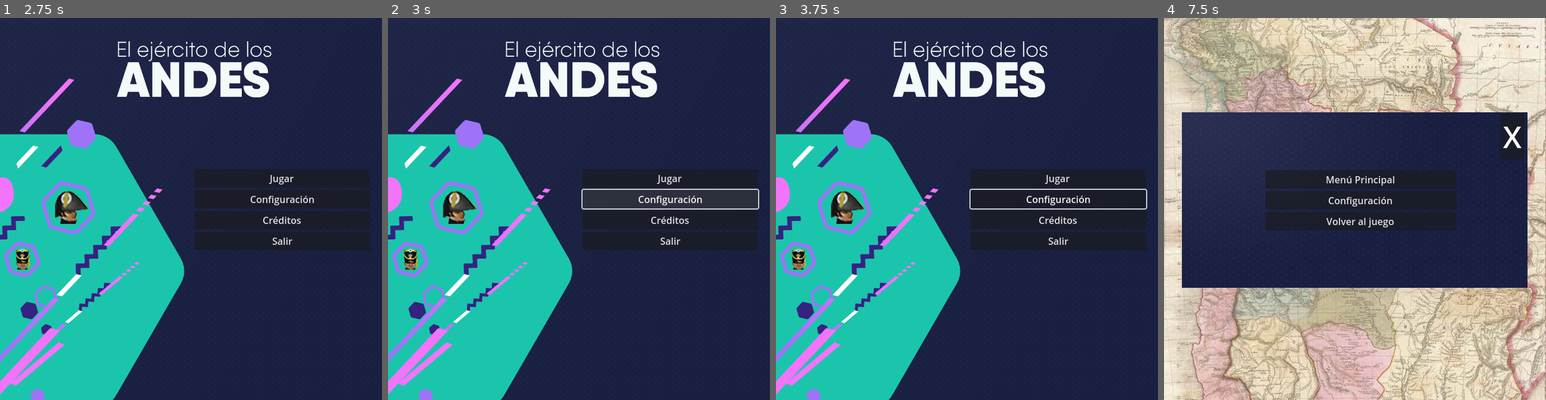
Above: before the commit, frames 1-4 (left to right).
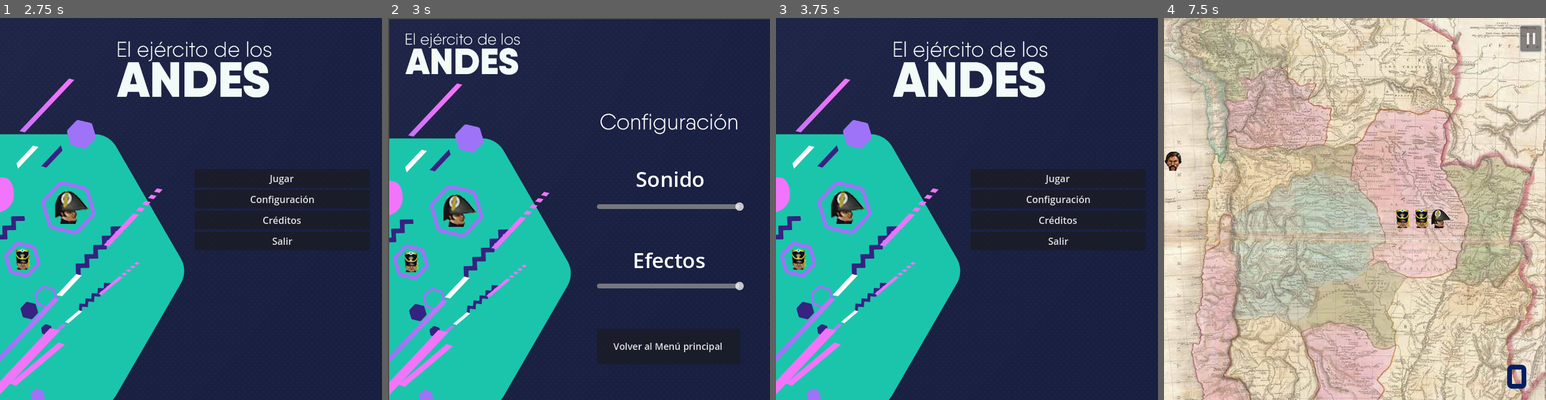
Above: after the commit, the same moments.

Repository: TuliGrisolia/Jam-San-Martin
Game: Godot game, scene res://Escenas/pantalla_intro.tscn
Same seed, same stepped clock (60 frames per second), same inputs: the game is played once before the commit and once after it.
Inputs (mouse positions are in pixels of both pictures, inside the frame that each line leads up to):
- Up to frame 1 (2.75 s): tap Enter at 0.5, 2 s; hold Right (ui_right) 0.53-1.28 s; tap Space at 1.25 s; hold Down (ui_down) 1.28-2.03 s; hold Right (ui_right) from 2.03 s (still down)
- Up to frame 2 (3 s): release Right (ui_right) at 2.75 s; click "Configuración" at 2.75 s
- Up to frame 3 (3.75 s): click (1054, 346) at 3.5 s, where only the run after the commit has a clickable "Volver al Menú principal"
- Up to frame 4 (7.5 s): click "Créditos" at 4.25 s; click "Volver al Menú principal" at 5 s; click "Jugar" at 5.75 s; click "X" at 6.5 s; click "||" at 7.25 s

Frame 1 is identical in both runs. In frame 2, 15% of the frame differs, in the area x 0-100%, y 0-100%; in frame 3, 0.3%; in frame 4, 42%, in the area x 0-100%, y 1-98%.

Commit message:
Retoques

Diff:
--- a/Escenas/ayuda.tscn
+++ b/Escenas/ayuda.tscn
@@ -28,5 +28,6 @@
 [node name="Audio" type="AudioStreamPlayer" parent="."]
 stream = ExtResource("4_jnc7u")
 volume_db = -10.0
+bus = &"Sonido"
 
 [connection signal="pressed" from="Button" to="." method="_on_button_pressed"]
--- /dev/null
+++ b/Escenas/configuracion.tscn
@@ -0,0 +1,68 @@
+[gd_scene load_steps=4 format=3 uid="uid://dv7rj2oscoupi"]
+
+[ext_resource type="Texture2D" uid="uid://6bi18gfgtccv" path="res://Assets/sprites/configuración.png" id="1_32n44"]
+[ext_resource type="Script" path="res://Scripts/configuracion.gd" id="1_lqx0h"]
+[ext_resource type="AudioStream" uid="uid://bhm7rtjragniy" path="res://Assets/sonidos/Song Snake-Wav.wav" id="3_85gt7"]
+
+[node name="Configuracion" type="Node2D"]
+script = ExtResource("1_lqx0h")
+
+[node name="Configuración" type="Sprite2D" parent="."]
+position = Vector2(322.5, 322.5)
+scale = Vector2(0.625977, 0.625977)
+texture = ExtResource("1_32n44")
+
+[node name="Button" type="Button" parent="Configuración"]
+offset_left = 43.9313
+offset_top = 317.105
+offset_right = 426.931
+offset_bottom = 411.105
+theme_override_font_sizes/font_size = 25
+text = "Volver al Menú principal"
+
+[node name="Sonido" type="Label" parent="."]
+offset_left = 350.0
+offset_top = 244.0
+offset_right = 597.0
+offset_bottom = 296.0
+size_flags_horizontal = 4
+theme_override_font_sizes/font_size = 35
+text = "Sonido"
+horizontal_alignment = 1
+vertical_alignment = 1
+
+[node name="HSlider-sonido" type="HSlider" parent="."]
+offset_left = 350.0
+offset_top = 308.0
+offset_right = 597.0
+offset_bottom = 324.0
+max_value = 0.0
+
+[node name="Efectos" type="Label" parent="."]
+anchors_preset = 5
+anchor_left = 0.5
+anchor_right = 0.5
+offset_left = 410.0
+offset_top = 381.0
+offset_right = 601.0
+offset_bottom = 433.0
+grow_horizontal = 2
+theme_override_font_sizes/font_size = 35
+text = "Efectos"
+
+[node name="HSlider-efectos" type="HSlider" parent="."]
+offset_left = 350.0
+offset_top = 441.0
+offset_right = 597.0
+offset_bottom = 457.0
+max_value = 0.0
+
+[node name="AudioStreamPlayer" type="AudioStreamPlayer" parent="."]
+stream = ExtResource("3_85gt7")
+volume_db = -10.0
+autoplay = true
+bus = &"Sonido"
+
+[connection signal="pressed" from="Configuración/Button" to="." method="_on_button_pressed"]
+[connection signal="value_changed" from="HSlider-sonido" to="." method="_on_h_slidersonido_value_changed"]
+[connection signal="value_changed" from="HSlider-efectos" to="." method="_on_h_sliderefectos_value_changed"]
--- a/Escenas/creditos.tscn
+++ b/Escenas/creditos.tscn
@@ -16,6 +16,7 @@
 stream = ExtResource("2_i15nj")
 volume_db = -10.0
 autoplay = true
+bus = &"Sonido"
 
 [node name="Button" type="Button" parent="."]
 offset_left = 350.0
--- a/Escenas/game.tscn
+++ b/Escenas/game.tscn
@@ -62,16 +62,19 @@
 stream = ExtResource("6_m8y1b")
 volume_db = -10.0
 autoplay = true
+bus = &"Sonido"
 
 [node name="growing" type="AudioStreamPlayer" parent="."]
 stream = ExtResource("7_m2je8")
 volume_db = -10.0
+bus = &"Efectos"
 
 [node name="impact" type="AudioStreamPlayer" parent="."]
 stream = ExtResource("8_ctpm2")
 volume_db = -10.0
+bus = &"Efectos"
 
-[node name="Button" type="Button" parent="."]
+[node name="Pausa" type="Button" parent="."]
 offset_left = 597.0
 offset_top = 13.0
 offset_right = 627.0
@@ -81,5 +84,27 @@
 theme_override_font_sizes/font_size = 30
 text = " ||"
 
+[node name="AudioPausa" type="AudioStreamPlayer" parent="."]
+stream = ExtResource("8_ctpm2")
+
+[node name="Volver" type="Button" parent="."]
+process_mode = 2
+visible = false
+offset_left = 46.0
+offset_top = 582.0
+offset_right = 216.0
+offset_bottom = 613.0
+text = "Volver al jugar"
+
+[node name="Menu" type="Button" parent="."]
+process_mode = 2
+visible = false
+offset_left = 266.0
+offset_top = 580.0
+offset_right = 436.0
+offset_bottom = 611.0
+text = "Menú Principal"
+
 [connection signal="timeout" from="Timer" to="." method="_on_timer_timeout"]
-[connection signal="pressed" from="Button" to="." method="_on_button_pressed"]
+[connection signal="pressed" from="Volver" to="." method="_on_volver_pressed"]
+[connection signal="pressed" from="Menu" to="." method="_on_menu_pressed"]
--- a/Escenas/menu.tscn
+++ b/Escenas/menu.tscn
@@ -15,6 +15,7 @@
 [node name="Soundtrack_Menu" type="AudioStreamPlayer" parent="."]
 stream = ExtResource("3_4va0b")
 volume_db = -10.0
+bus = &"Sonido"
 
 [node name="VBoxContainer" type="VBoxContainer" parent="."]
 offset_left = 326.0
@@ -40,5 +41,6 @@
 text = "Salir"
 
 [connection signal="pressed" from="VBoxContainer/jugar" to="." method="_on_jugar_pressed"]
+[connection signal="pressed" from="VBoxContainer/Configuración" to="." method="_on_configuración_pressed"]
 [connection signal="pressed" from="VBoxContainer/Créditos" to="." method="_on_créditos_pressed"]
 [connection signal="pressed" from="VBoxContainer/Salir" to="." method="_on_salir_pressed"]
--- a/Escenas/pausa.tscn
+++ b/Escenas/pausa.tscn
@@ -31,6 +31,7 @@
 [node name="Audio" type="AudioStreamPlayer" parent="."]
 stream = ExtResource("4_2ixu7")
 volume_db = -10.0
+bus = &"Efectos"
 
 [node name="VBoxContainer" type="VBoxContainer" parent="."]
 offset_left = 170.0
--- a/Scripts/Game.gd
+++ b/Scripts/Game.gd
@@ -14,6 +14,7 @@
 # Called when the node enters the scene tree for the first time.
 func _ready():
 	food_pos = def_pos_food()
+	process_mode = Node.PROCESS_MODE_PAUSABLE
 	pass # Replace with function body.
 
 func _process(delta):
@@ -114,8 +115,3 @@
 	add_snake()
 	check_food_eaten()
 	pass # Replace with function body.
-
-
-func _on_button_pressed():
-	get_tree().change_scene_to_file("res://Escenas/pausa.tscn")
-	pass # Replace with function body.
--- /dev/null
+++ b/Scripts/configuracion.gd
@@ -0,0 +1,7 @@
+extends Node2D
+
+
+
+func _on_button_pressed():
+	get_tree().change_scene_to_file("res://Escenas/menu.tscn")
+	pass # Replace with function body.
--- a/Scripts/menu.gd
+++ b/Scripts/menu.gd
@@ -24,3 +24,8 @@
 func _on_salir_pressed():
 	get_tree().quit()
 	pass # Replace with function body.
+
+
+func _on_configuración_pressed():
+	get_tree().change_scene_to_file("res://Escenas/configuracion.tscn")
+	pass # Replace with function body.
--- /dev/null
+++ b/default_bus_layout.tres
@@ -0,0 +1,15 @@
+[gd_resource type="AudioBusLayout" format=3 uid="uid://c12jg74570ubp"]
+
+[resource]
+bus/1/name = &"Sonido"
+bus/1/solo = false
+bus/1/mute = false
+bus/1/bypass_fx = false
+bus/1/volume_db = 0.0
+bus/1/send = &"Master"
+bus/2/name = &"Efectos"
+bus/2/solo = false
+bus/2/mute = false
+bus/2/bypass_fx = false
+bus/2/volume_db = 0.0
+bus/2/send = &"Master"
Binary file added: Assets/sprites/configuración.png
Not shown, added: Assets/sprites/configuración.png.import
Binary file changed: Assets/sprites/logos-intro.png
